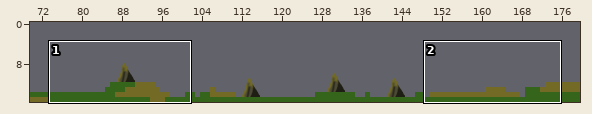
Tiled map -- Content/LevelDesignOne.tmx. Above: a wide view before the commit, with the close-up outlined.
Close-up. Old version:
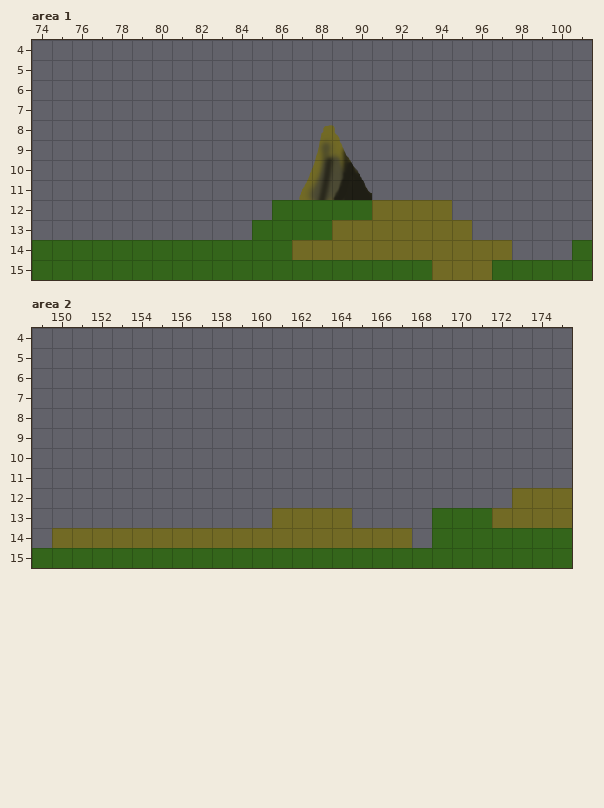
Cells are 64x64 px. Shown: area 1 x 74..101, y 4..15; area 2 x 149..175, y 4..15. The commit also changed other parts of the map, which this record leaves out.
The result:
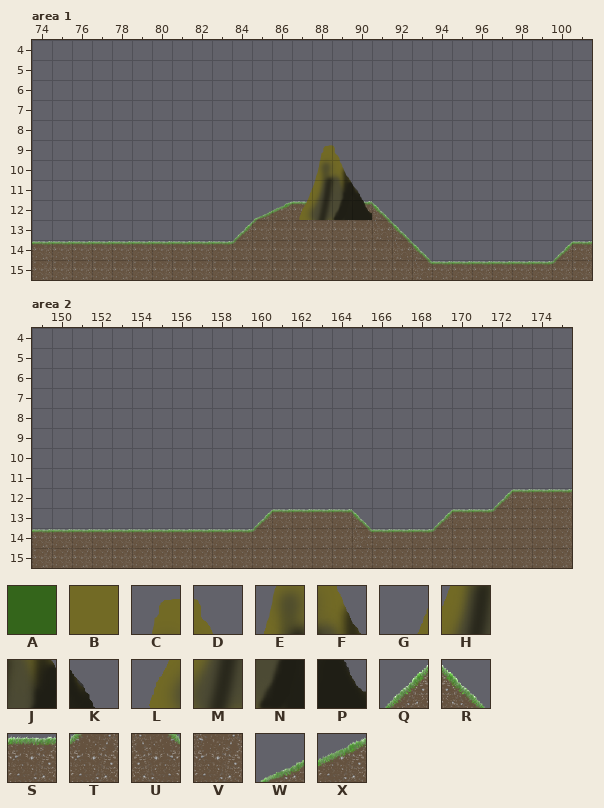
Key: from "tileset": A 1, B 3, C 5, D 6, E 13, F 14, G 20, H 21, J 22, K 23, L 28, M 29, N 30, P 31; from "tilesheet": Q 1, R 2, S 6, T 7, U 8, V 12, W 13, X 14.
_ is an empty cell.
Changes in this commit:
Layer "Tile BG", area 1:
Tile A gives way to one hidden under a higher layer in row 12 at x 88 to 89.
Tile Q now appears in row 13 at x 84; in row 14 at x 100.
Tile R now appears in row 12 at x 91; in row 13 at x 92; in row 14 at x 93.
Tile S now appears in row 15 at x 94 to 96.
The author changed tile A to tile S in row 12 at x 87 and 90; in row 14 at x 74 to 83 and 101; in row 15 at x 97 to 99.
The author changed tile A to tile T in row 13 at x 85; in row 14 at x 84; in row 15 at x 100.
The author changed tile A to tile U in row 15 at x 93.
Tile U now appears in row 13 at x 91; in row 14 at x 92.
The author changed tile A to tile V in row 13 at x 86 to 88; in row 14 at x 85 to 86; in row 15 at x 74 to 92 and 101.
Tile V now appears in row 13 at x 89 to 90; in row 14 at x 87 to 91.
Tile W now appears in row 12 at x 85.
The author changed tile A to tile X in row 12 at x 86.
Layer "Tile FG", area 1:
The author changed tile E to tile C in row 9 at x 88.
The author changed tile F to tile D in row 9 at x 89.
The author changed tile H to tile E in row 10 at x 88.
The author changed tile J to tile F in row 10 at x 89.
The author changed tile L to tile G in row 11 at x 87.
The author changed tile M to tile H in row 11 at x 88.
The author changed tile N to tile J in row 11 at x 89.
The author changed tile P to tile K in row 11 at x 90.
Tile L now appears in row 12 at x 87.
Tile M now appears in row 12 at x 88.
Tile N now appears in row 12 at x 89.
Tile P now appears in row 12 at x 90.
Tile B is removed in row 12 at x 91 to 94; in row 13 at x 89 to 95; in row 14 at x 87 to 97; in row 15 at x 94 to 96.
Tile C is removed in row 8 at x 88.
Tile D is removed in row 8 at x 89.
Tile G is removed in row 10 at x 87.
Tile K is removed in row 10 at x 90.
Layer "Tile BG", area 2:
The author changed tile A to tile Q in row 13 at x 169.
Tile Q now appears in row 12 at x 172; in row 13 at x 160.
Tile R now appears in row 13 at x 165.
The author changed tile A to tile S in row 13 at x 170 to 171.
The author changed tile B to tile S in row 12 at x 173 to 175; in row 13 at x 161 to 164; in row 14 at x 150 to 159 and 166 to 167.
Tile S now appears in row 14 at x 149 and 168.
The author changed tile A to tile T in row 14 at x 169.
The author changed tile B to tile T in row 13 at x 172; in row 14 at x 160.
The author changed tile B to tile U in row 14 at x 165.
The author changed tile A to tile V in row 14 at x 170 to 175; in row 15 at x 149 to 175.
The author changed tile B to tile V in row 13 at x 173 to 175; in row 14 at x 161 to 164.
Where, in picture pixels (left, top, right, bottom), the same in both close-ups:
changed: (32, 125, 592, 280)
changed: (32, 488, 572, 568)
